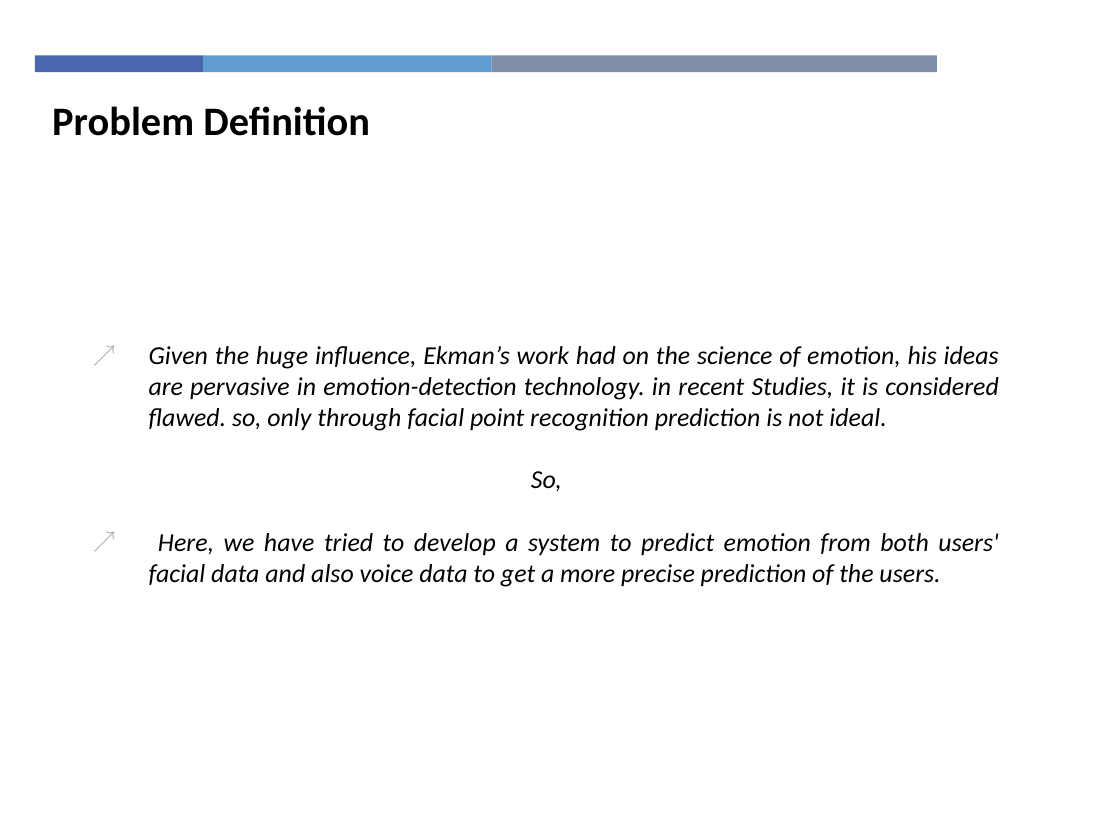
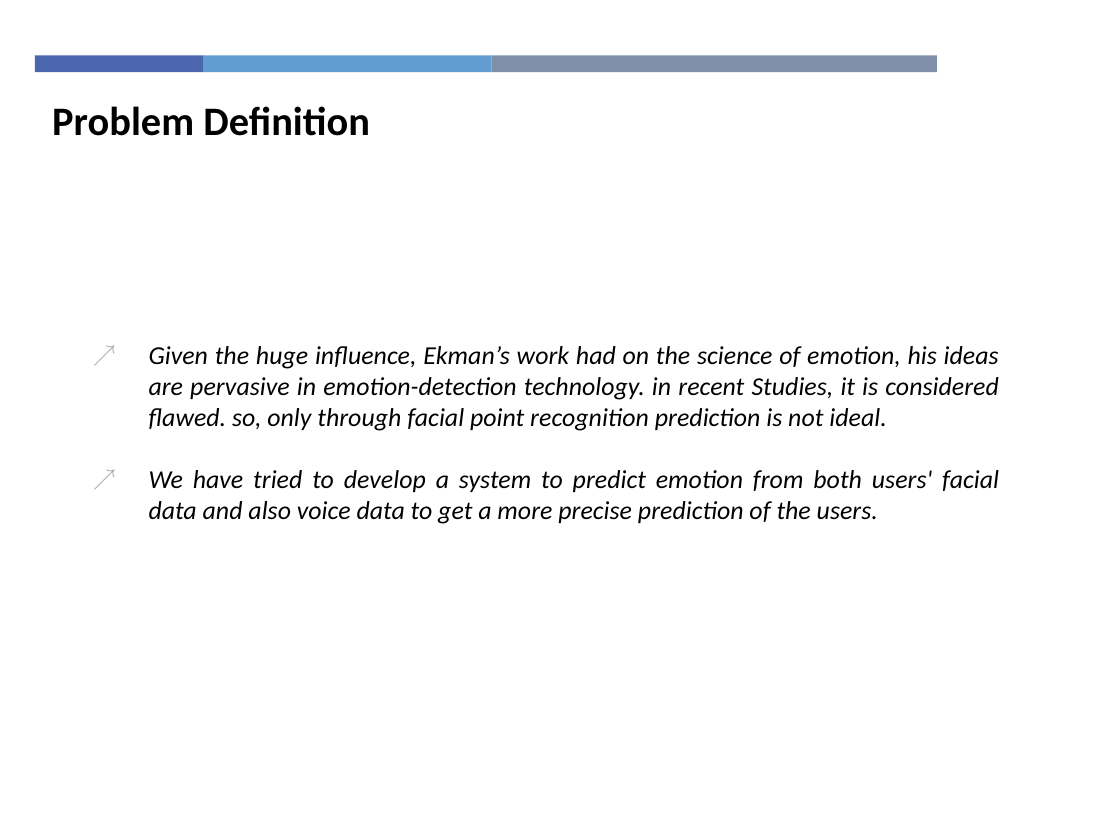
Before and after one commit to Tuurash/SentimentRecognition, a slide deck: slide 3 of Book/Thesis_Presentation3.pptx. Drawn at 1120x840 pixels with LibreOffice and Linux fonts; fonts in the diff are those of the drawing; background and template pictures are left out. Boxes give left, top, right and bottom in pixels: in the first picture for what was removed or moved away, otherwise in the second. Text is boxed around its words. In the diff, an @@ line names an element or a change of style, - is before the commit and + after.

```diff
--- a/Book/Thesis_Presentation3.pptx
+++ b/Book/Thesis_Presentation3.pptx
@@ text at (149, 470, 999, 524): text changed @@
-So,
-↗ Here, we have tried to develop a system to predict emotion from both users' facial data and also voice data to get a more precise prediction of the users.
+↗ We have tried to develop a system to predict emotion from both users' facial data and also voice data to get a more precise prediction of the users.
```
Also in this commit, not shown: 5 other slides changed.
